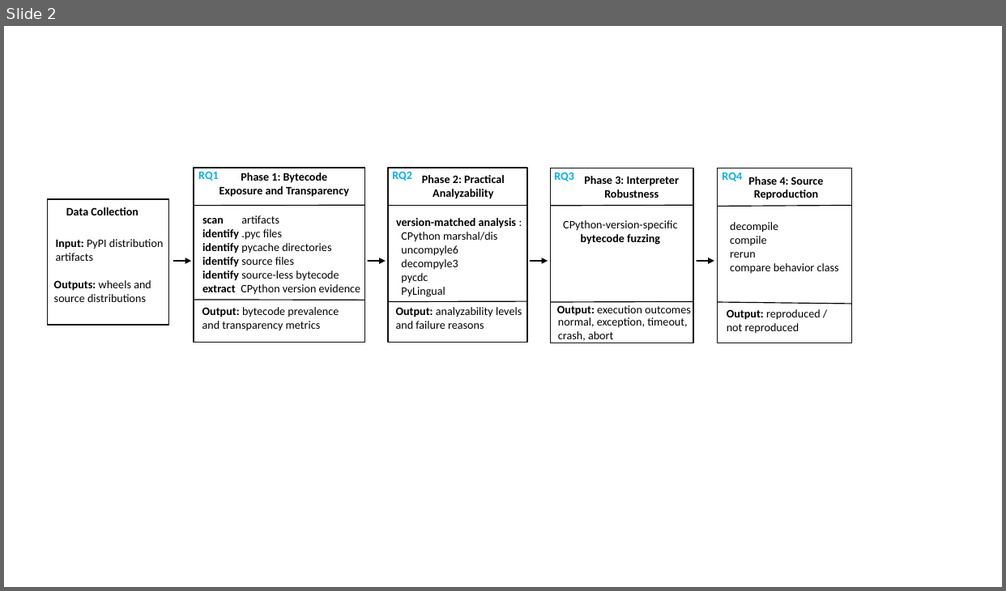
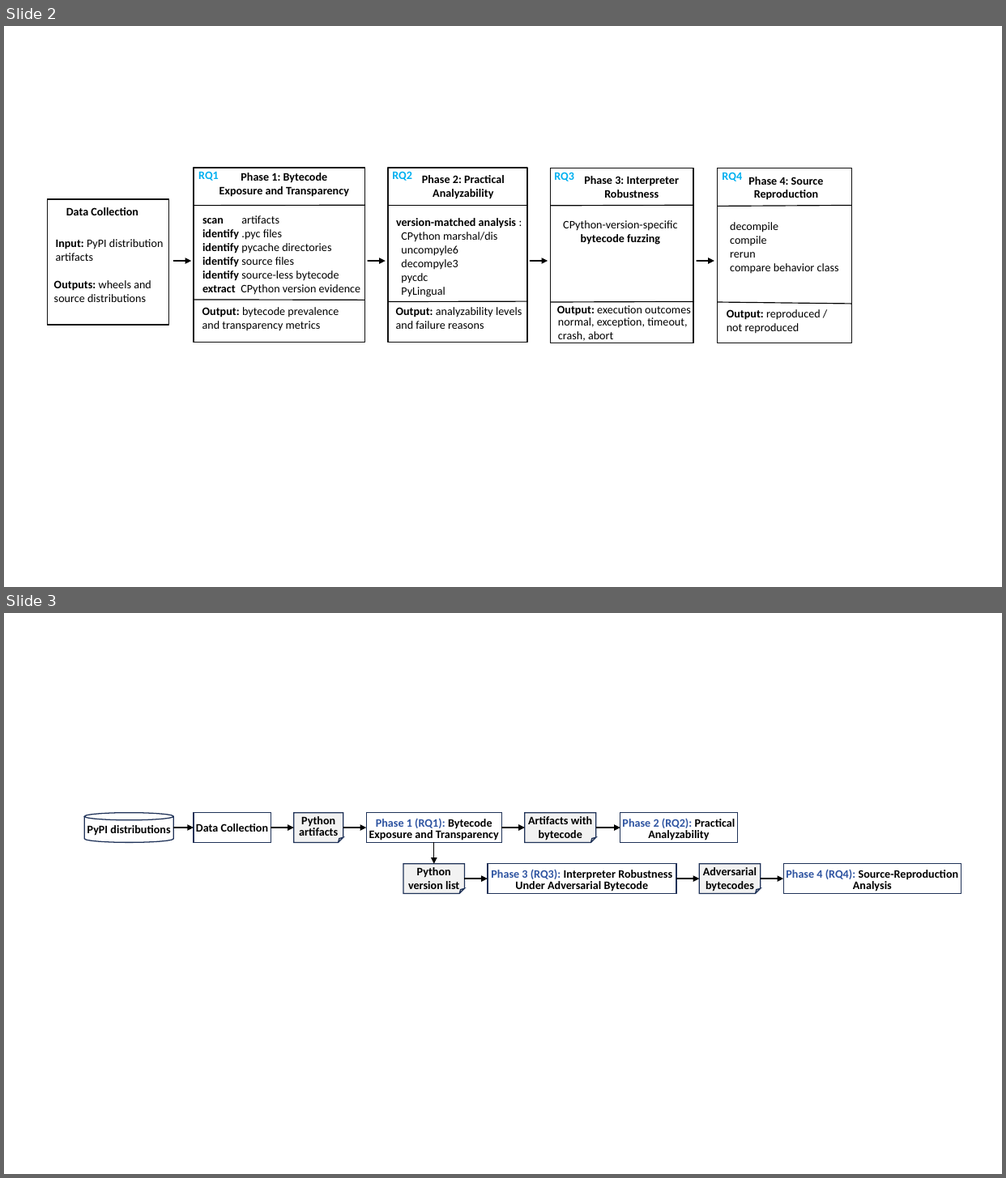
Before and after one commit to awen-li/PycLens, a slide deck: paper/pybc-sec/sections/graphs/pybcSEC.pptx. Shown one above the other, each under a label of ours: slide 2 before the commit, slides 2 and 3 after it. The pictures are 1006x591 and 1006x1178 pixels, drawn with LibreOffice and Linux fonts; fonts in the diff are those of the drawing. Boxes give left, top, right and bottom in pixels: in the first picture for what was removed or moved away, otherwise in the second. Text is boxed around its words. In the diff, an @@ line names an element or a change of style, - is before the commit and + after.

```diff
--- a/paper/pybc-sec/sections/graphs/pybcSEC.pptx
+++ b/paper/pybc-sec/sections/graphs/pybcSEC.pptx
@@ slide 3 added at [4,613,1002,1174], background #CCE8CF @@
@@ cylinder added at [85,813,174,843], outline #203359 1 pt, 11 pt, text #000000, bold @@
+PyPI distributions
@@ arrow added from (174, 828) to (194, 828), #000000 1 pt @@
@@ rectangle added at [194,813,270,843], outline #203359 1 pt, 11 pt, text #000000, bold @@
+Data Collection
@@ arrow added from (270, 828) to (294, 828), #000000 1 pt @@
@@ folded corner added at [294,813,343,843], fill #BDE1C1, outline #203359 1 pt, 11 pt, text #000000, bold @@
+Python
+artifacts
@@ arrow added from (343, 828) to (366, 828), #000000 1 pt @@
@@ rectangle added at [366,813,502,843], outline #203359 1 pt, 11 pt, text #000000, bold @@
+Phase 1 (RQ1): Bytecode
+Exposure and Transparency
@@ arrow added from (502, 828) to (525, 828), #000000 1 pt @@
@@ folded corner added at [525,813,596,843], fill #BDE1C1, outline #203359 1 pt, 11 pt, text #000000, bold @@
+Artifacts with
+bytecode
@@ arrow added from (596, 828) to (620, 828), #000000 1 pt @@
@@ rectangle added at [620,813,737,843], outline #203359 1 pt, 11 pt, text #000000, bold @@
+Phase 2 (RQ2): Practical
+Analyzability
@@ arrow added from (434, 843) to (434, 864), #000000 1 pt @@
@@ folded corner added at [404,864,465,894], fill #BDE1C1, outline #203359 1 pt, 11 pt, text #000000, bold @@
+Python
+version list
@@ arrow added from (464, 879) to (488, 879), #000000 1 pt @@
@@ rectangle added at [488,864,676,894], outline #203359 1 pt, 11 pt, text #000000, bold @@
+Phase 3 (RQ3): Interpreter Robustness
+Under Adversarial Bytecode
@@ arrow added from (676, 879) to (700, 879), #000000 1 pt @@
@@ folded corner added at [700,864,761,894], fill #BDE1C1, outline #203359 1 pt, 11 pt, text #000000, bold @@
+Adversarial
+bytecodes
@@ arrow added from (761, 879) to (783, 879), #000000 1 pt @@
@@ rectangle added at [783,864,961,894], outline #203359 1 pt, 11 pt, text #000000, bold @@
+Phase 4 (RQ4): Source-Reproduction
+Analysis
```
Also in this commit, not shown: 1 slide changed, 5 other files.
